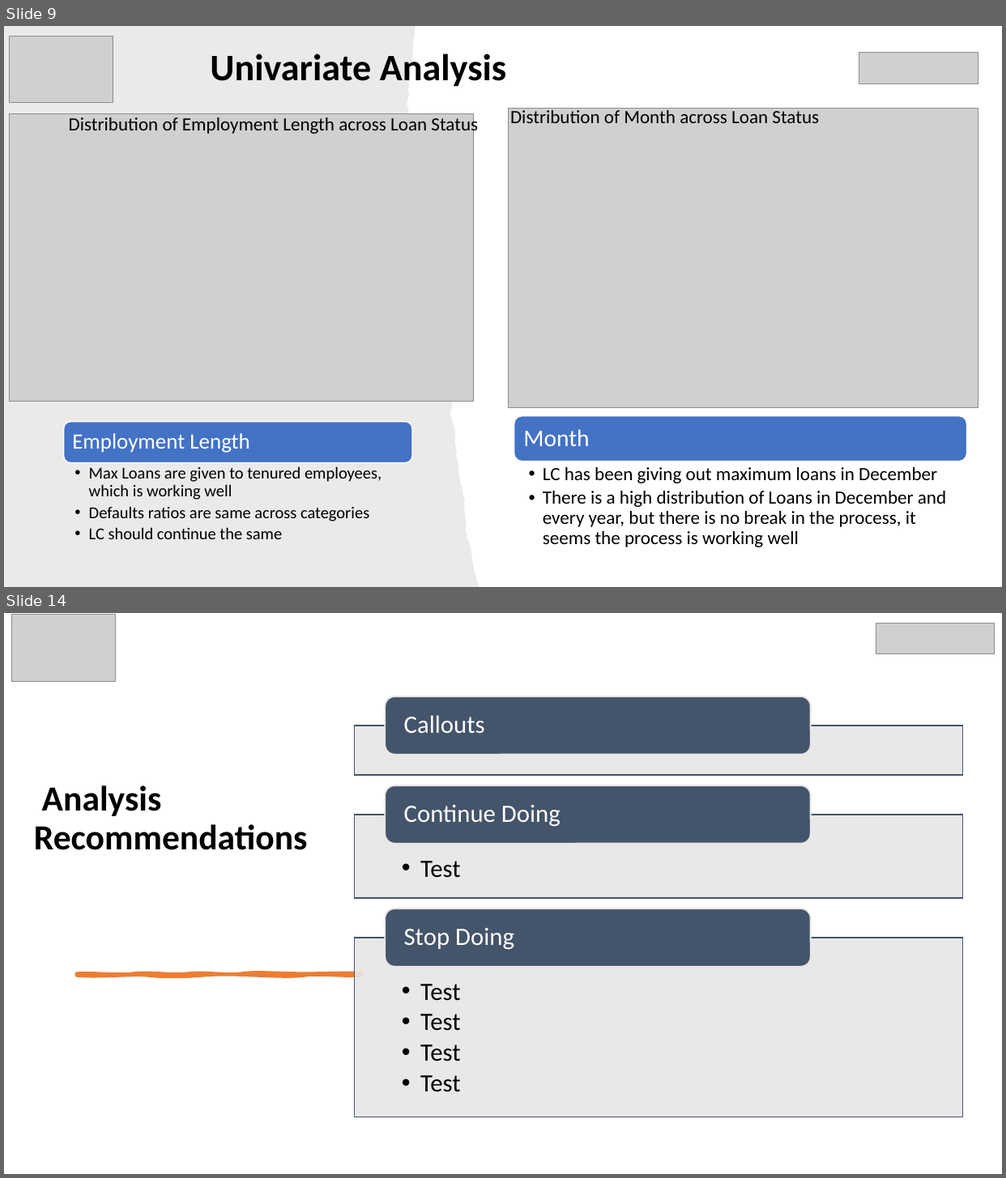
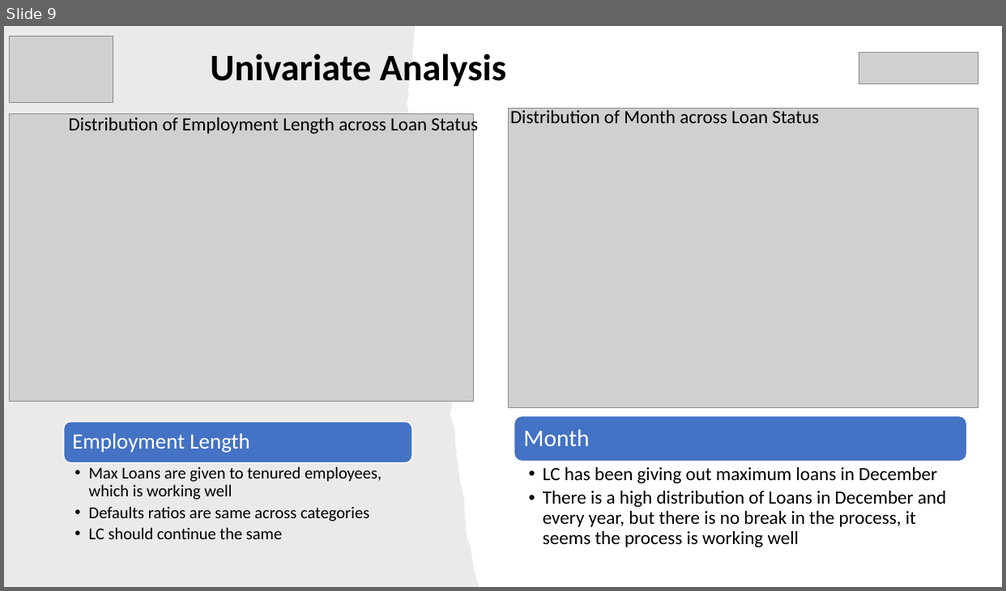
Before and after one commit to rramchan12/Lending-Club-EDA-CaseStudy, a slide deck: LendingClubCaseStudy.pptx. Shown one above the other, each under a label of ours: slides 9 and 14 before the commit, slide 9 after it; the slides between them are not shown. The pictures are 1006x1178 and 1006x591 pixels, drawn with LibreOffice and Linux fonts; fonts in the diff are those of the drawing; grey boxes stand for pictures; background and template pictures are left out. Boxes give left, top, right and bottom in pixels: in the first picture for what was removed or moved away, otherwise in the second. Text is boxed around its words. In the diff, an @@ line names an element or a change of style, - is before the commit and + after.

```diff
--- a/LendingClubCaseStudy.pptx
+++ b/LendingClubCaseStudy.pptx
@@ slide 14 removed at (4,613,1002,1174), background #FFFFFF @@
@@ picture removed at (12,615,117,681) @@
@@ picture removed at (876,623,994,654) @@
@@ title removed at (34,786,308,850) @@
-Analysis Recommendations
@@ group removed at (355,697,962,1118): 5 texts, 3 rectangles, 3 rounded rectangles @@
-Callouts
-  • Test
-Continue Doing
-  • Test
-  • Test
-  • Test
-  • Test
-Stop Doing
@@ freeform shape removed at (77,973,361,975) @@
```
Also in this commit, not shown: 3 slides changed, 2 slides added, 2 other slides removed.
